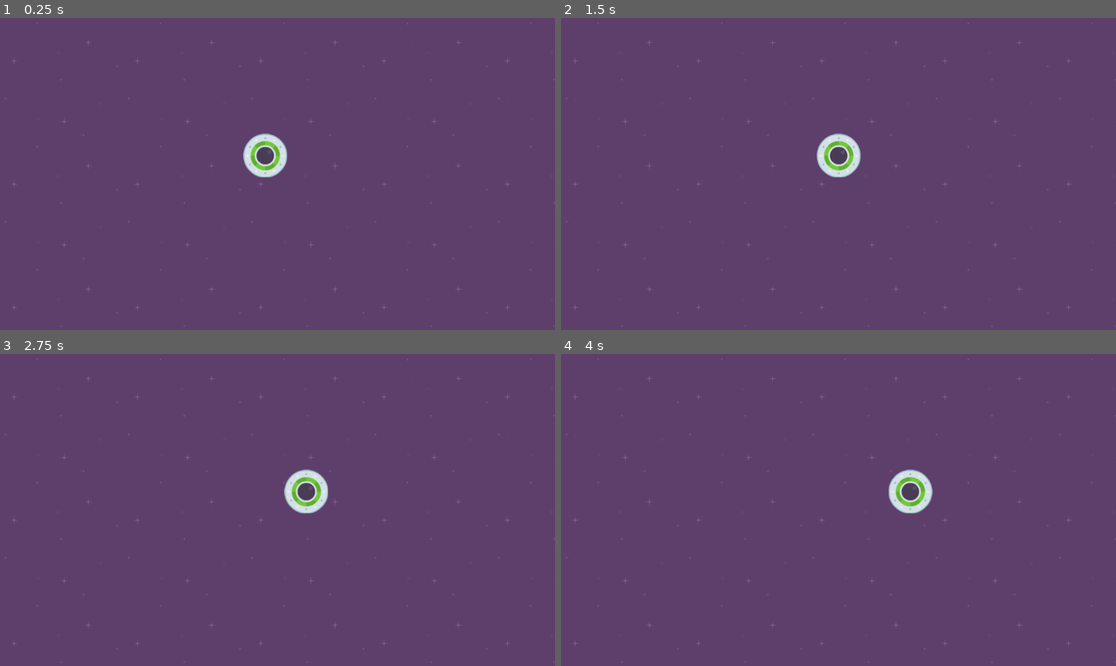
Above: before the commit, frames 1-4 (two rows, left to right).
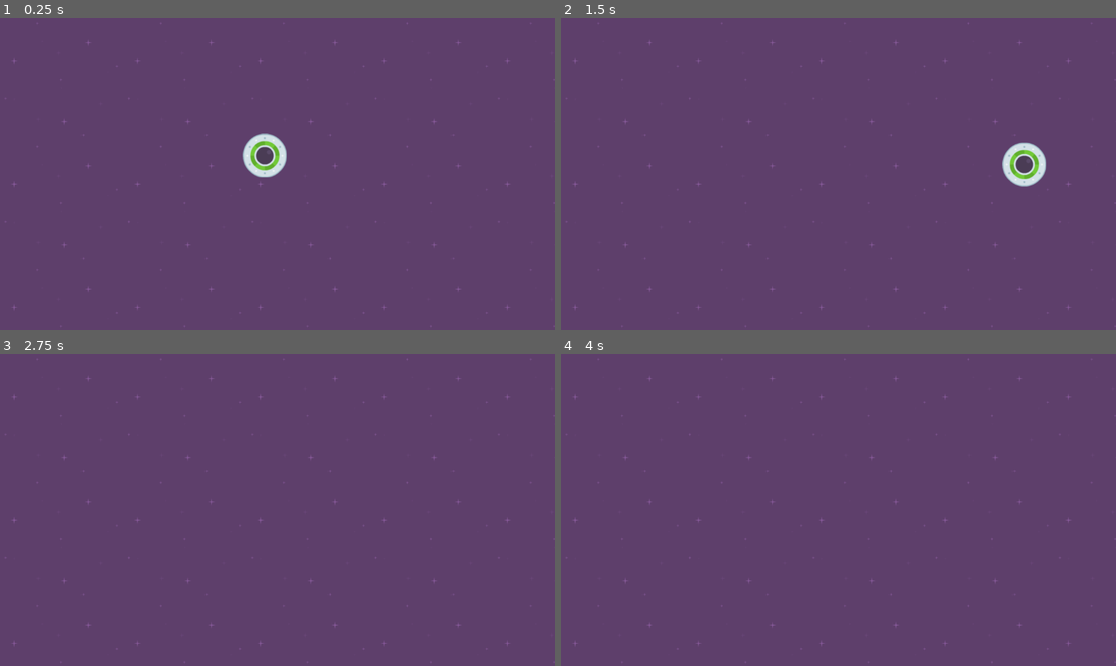
Above: after the commit, the same moments.

Repository: BurkusCat/godot_2d_course_projects
Game: Godot game, scene res://level_1.tscn
Two runs of this game, one before a commit and one after it. Both use one fixed random seed, a clock stepped at 60 frames per second and the inputs below.
Inputs:
- Up to frame 1 (0.25 s): no input
- Up to frame 2 (1.5 s): hold Right (move_right, bound only after the commit) 0.53-1.28 s; hold Down (move_down, bound only after the commit) from 1.28 s (still down)
- Up to frame 3 (2.75 s): release Down (move_down, bound only after the commit) at 2.03 s; hold Right (move_right, bound only after the commit) from 2.03 s (still down)
- Up to frame 4 (4 s): release Right (move_right, bound only after the commit) at 2.78 s; hold Up (move_up, bound only after the commit) 2.78-3.53 s; hold Left (move_left, bound only after the commit) from 3.53 s (still down)

The runs differ from the first frame. In frame 1, 0.1% of the frame differs, in the area x 43-52%, y 38-51%; in frame 2, 1.5%, in the area x 46-88%, y 36-55%; in frame 3, 0.8%; in frame 4, 0.8%.

Commit message:
2.17 Getting Input

Diff:
--- a/speedy_saucer/player.gd
+++ b/speedy_saucer/player.gd
@@ -1,27 +1,13 @@
 extends RigidBody2D
 
-# Called when the node enters the scene tree for the first time.
-func _ready():
-	# < > == != >= <=
-	var test = 5
-	if test > 5:
-		print("True")
-		print("Second message")
-	elif test == 5:
-		print("Test is 5")
-	else:
-		print("False")
+func _physics_process(delta):
+	var force = 1000
 
-	var message = "Greet"
-	if message == "Hello":
-		print("Hi there")
-	elif message == "Bye":
-		print("Goodbye!")
-	elif message == "Thanks":
-		print("Invalid message")
-
-func _process(delta):
-	pass
-
-func _physics_process(delta):
-	apply_force(Vector2(25, 0))
+	if Input.is_action_pressed("move_right"):
+		apply_force(Vector2(force, 0))
+	if Input.is_action_pressed("move_left"):
+		apply_force(Vector2(-force, 0))
+	if Input.is_action_pressed("move_up"):
+		apply_force(Vector2(0, -force))
+	if Input.is_action_pressed("move_down"):
+		apply_force(Vector2(0, force))
--- a/speedy_saucer/project.godot
+++ b/speedy_saucer/project.godot
@@ -18,3 +18,30 @@
 [dotnet]
 
 project/assembly_name="Speedy Saucer"
+
+[input]
+
+move_right={
+"deadzone": 0.5,
+"events": [Object(InputEventKey,"resource_local_to_scene":false,"resource_name":"","device":-1,"window_id":0,"alt_pressed":false,"shift_pressed":false,"ctrl_pressed":false,"meta_pressed":false,"pressed":false,"keycode":0,"physical_keycode":4194321,"key_label":0,"unicode":0,"echo":false,"script":null)
+, Object(InputEventKey,"resource_local_to_scene":false,"resource_name":"","device":-1,"window_id":0,"alt_pressed":false,"shift_pressed":false,"ctrl_pressed":false,"meta_pressed":false,"pressed":false,"keycode":0,"physical_keycode":68,"key_label":0,"unicode":100,"echo":false,"script":null)
+]
+}
+move_left={
+"deadzone": 0.5,
+"events": [Object(InputEventKey,"resource_local_to_scene":false,"resource_name":"","device":-1,"window_id":0,"alt_pressed":false,"shift_pressed":false,"ctrl_pressed":false,"meta_pressed":false,"pressed":false,"keycode":0,"physical_keycode":4194319,"key_label":0,"unicode":0,"echo":false,"script":null)
+, Object(InputEventKey,"resource_local_to_scene":false,"resource_name":"","device":-1,"window_id":0,"alt_pressed":false,"shift_pressed":false,"ctrl_pressed":false,"meta_pressed":false,"pressed":false,"keycode":0,"physical_keycode":65,"key_label":0,"unicode":97,"echo":false,"script":null)
+]
+}
+move_up={
+"deadzone": 0.5,
+"events": [Object(InputEventKey,"resource_local_to_scene":false,"resource_name":"","device":-1,"window_id":0,"alt_pressed":false,"shift_pressed":false,"ctrl_pressed":false,"meta_pressed":false,"pressed":false,"keycode":0,"physical_keycode":4194320,"key_label":0,"unicode":0,"echo":false,"script":null)
+, Object(InputEventKey,"resource_local_to_scene":false,"resource_name":"","device":-1,"window_id":0,"alt_pressed":false,"shift_pressed":false,"ctrl_pressed":false,"meta_pressed":false,"pressed":false,"keycode":0,"physical_keycode":87,"key_label":0,"unicode":119,"echo":false,"script":null)
+]
+}
+move_down={
+"deadzone": 0.5,
+"events": [Object(InputEventKey,"resource_local_to_scene":false,"resource_name":"","device":-1,"window_id":0,"alt_pressed":false,"shift_pressed":false,"ctrl_pressed":false,"meta_pressed":false,"pressed":false,"keycode":0,"physical_keycode":4194322,"key_label":0,"unicode":0,"echo":false,"script":null)
+, Object(InputEventKey,"resource_local_to_scene":false,"resource_name":"","device":-1,"window_id":0,"alt_pressed":false,"shift_pressed":false,"ctrl_pressed":false,"meta_pressed":false,"pressed":false,"keycode":0,"physical_keycode":83,"key_label":0,"unicode":115,"echo":false,"script":null)
+]
+}
